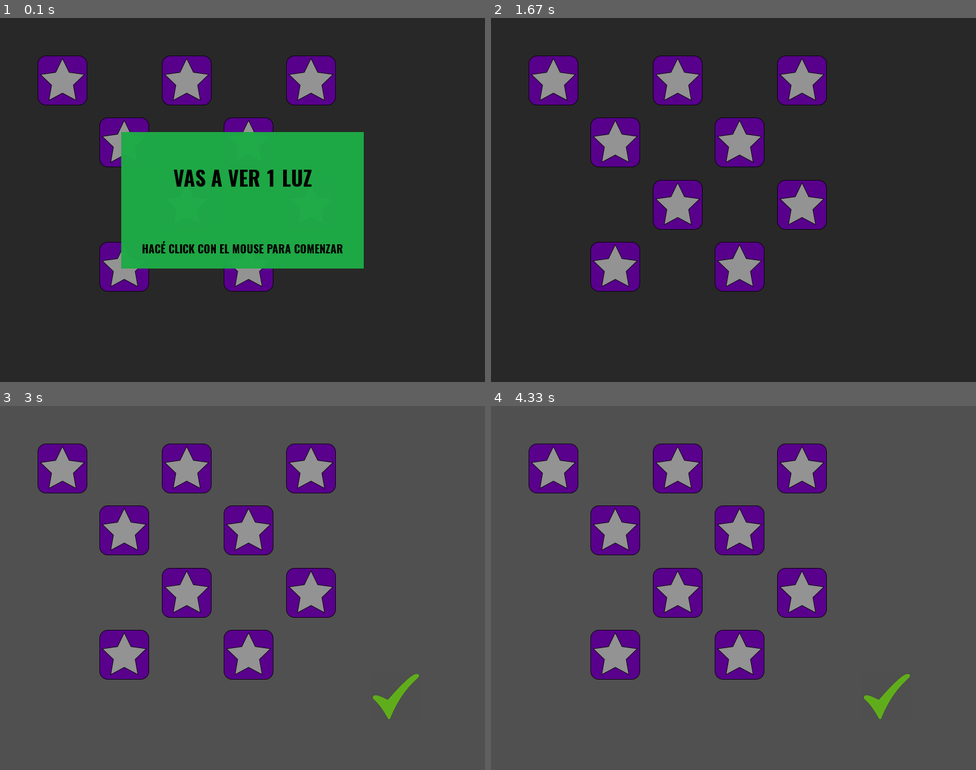
Above: before the commit, frames 1-4 (two rows, left to right).
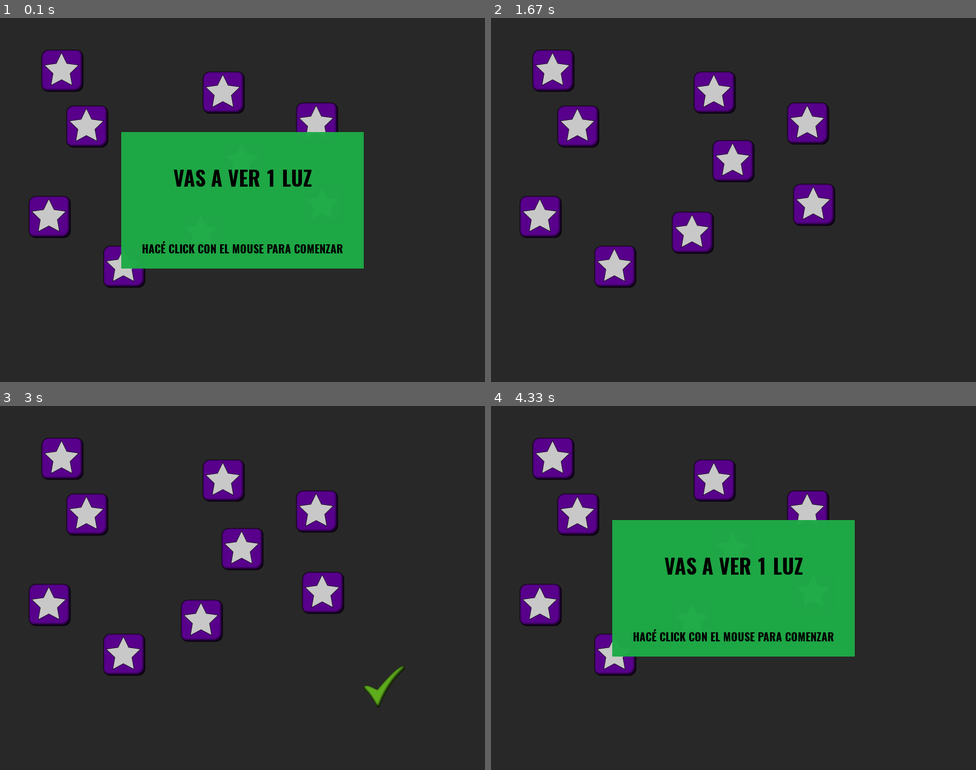
Above: after the commit, the same moments.

Repository: matiaslopez/pygame-corsi
Game: pygame game, started from corsi/src/Corsi.py
Two runs of this game, one before a commit and one after it. Both use one fixed random seed, a clock stepped at 60 frames per second and the inputs below. The source is Python 2; it was converted automatically to run under Python 3.
Inputs (mouse positions are in pixels of both pictures, inside the frame that each line leads up to):
- Up to frame 1 (0.1 s): type "Ann (at the terminal prompt)" at 0 s
- Up to frame 2 (1.67 s): press the mouse at (733, 221) at 0.37 s; move the mouse to (675, 214) at 0.47 s; release the mouse at (617, 203) at 0.6 s
- Up to frame 3 (3 s): no input
- Up to frame 4 (4.33 s): press the mouse at (617, 653) at 3.2 s; move the mouse to (709, 577) at 3.3 s; release the mouse at (801, 500) at 3.43 s; press the mouse at (617, 653) at 3.53 s; move the mouse to (743, 686) at 3.63 s; release the mouse at (869, 719) at 3.77 s

The runs differ from the first frame. In frame 1, 9.4% of the frame differs, in the area x 6-70%, y 8-76%; in frame 2, 16%; in frame 3, 99%; in frame 4, 99%, in the area x 0-100%, y 0-100%.

Commit message:
Agregog chrono y update de corsi

Diff:
--- a/corsi/src/Corsi.py
+++ b/corsi/src/Corsi.py
@@ -56,20 +56,23 @@
 
         self.f = open(file_path, 'w')
 
-        str_store = []
-        str_store.append("Kind-Data")
-        str_store.append("Date")
-        str_store.append("trial_id")
-        str_store.append("box_clicked_num")
-        str_store.append("click_num")
-        str_store.append("box_name")
-        str_store.append("expected_box_name")
-        str_store.append("time")
-        str_store.append("correct")
-        str_store.append("x")
-        str_store.append("y")
-
-        self.write_down(str_store)
+        self.log_headers()
+
+    def log_headers(self):
+
+        str_store = ["KIND_OF_LOG","Date","trial_id","col1", "col2","col3","col4","col5","col6","col7","col8"]
+        self.write_down(str_store)
+
+        str_store = ["CLICK","Date","trial_id","box_clicked_num",
+            "click_num","box_name","expected_box_name","time","correct","x","y"]
+        self.write_down(str_store)
+
+        str_store = ["RESULT","Date","trial_id","was_correct","number_of_box_clicked"]
+        self.write_down(str_store)
+
+        str_store = ["TRIAL START","Date","trial_id","sequence"]
+        self.write_down(str_store)
+
 
     def log_click(self, trial_id, box_clicked_num, click_num, box_name, expected_box_name, time, correct, x, y):
         str_store = []
@@ -145,12 +148,14 @@
         self.background = {}
         self.background["pasive"] = pygame.sprite.DirtySprite()
         self.background["pasive"].image = pygame.surface.Surface(Properties.SCREEN_RES)
+        # self.background["pasive"].image = pygame.surface.Surface(self.screen.get_size())
         self.background["pasive"].image.fill([40,40,40])
         self.background["pasive"].rect = self.background["pasive"].image.get_rect()
         self.sprites_group.add(self.background["pasive"], layer=BACKGR_lyr)
 
         self.background["active"] = pygame.sprite.DirtySprite()
         self.background["active"].image = pygame.surface.Surface(Properties.SCREEN_RES)
+        # self.background["active"].image = pygame.surface.Surface(self.screen.get_size())
         self.background["active"].image.fill([80,80,80])
         self.background["active"].rect = self.background["active"].image.get_rect()
         self.sprites_group.add(self.background["active"], layer=BACKGR_lyr)
@@ -192,7 +197,7 @@
         self.change_to_active_mode(False)
 
     def change_to_active_mode(self, toActive=True):
-        self.change_background(toActive)
+        # self.change_background(toActive)
         if toActive:
             self.state = INTERACTIVE
             self.msgs["done"].show()
@@ -221,6 +226,8 @@
         self.event_handler.suscribe(pygame.QUIT,
             (lambda ev: [self.logger.log_message("pygame quit"), self.terminar_juego(ev)]))
         self.event_handler.suscribe(pygame.MOUSEBUTTONDOWN, self.click)
+        # self.event_handler.suscribe(pygame.MOUSEBUTTONUP, self.click)
+        self.event_handler.suscribe(pygame.MOUSEBUTTONUP, self.release_click)
 
     # def click(self, res):
     #     (x, y) = pygame.mouse.get_pos()
@@ -261,6 +268,17 @@
             if self.instruction.visible:
                 self.instruction.hide()
 
+    def release_click(self, res):
+        (x, y) = pygame.mouse.get_pos()
+
+        if self.state == INTERACTIVE:
+            for i in self.sprites_group.get_sprites_from_layer(BTN_lyr):
+                if (i.rect.collidepoint(x, y)):
+                    # print "Click button "
+                    click_in_box = True
+                    i.release_click()
+
+
     def suscribe_box_on(self, box):
         self.boxes_on.append(box)
 
--- a/corsi/src/inc/ImageMessage.py
+++ b/corsi/src/inc/ImageMessage.py
@@ -30,10 +30,16 @@
 
 class ImageDone(ImageMessage):
     def __init__(self):
-        ImageMessage.__init__(self, "done.png")
+        ImageMessage.__init__(self, "check-unpressed.png")
 
-        self.image = pygame.transform.smoothscale(self.image, (Properties.SIDE/9,Properties.SIDE/9))
+        self.image_unpressed = self.image
+        self.image_pressed = pygame.image.load("./imgs/check-pressed.png").convert_alpha()
 
+
+        self.image_unpressed = pygame.transform.smoothscale(self.image_unpressed, (Properties.SIDE/9,Properties.SIDE/9))
+        self.image_pressed = pygame.transform.smoothscale(self.image_pressed, (Properties.SIDE/9,Properties.SIDE/9))
+
+        self.image = self.image_unpressed
         self.rect.center = (7.5 * (self.image.get_width() * 1.25), 5.8 * (self.image.get_height()* 1.25))
 
     def set_callback(self, callback):
@@ -41,4 +47,11 @@
 
     def click(self):
         # print "ImageDone clicked"
+        self.image = self.image_pressed
+        self.dirty = True
+
+    def release_click(self):
+        self.image = self.image_unpressed
+        self.dirty = True
+        # print "ImageDone clicked"
         self.callback()
--- a/corsi/src/input.json
+++ b/corsi/src/input.json
@@ -6,40 +6,61 @@
         "tansweron": 500
     },
     "box_positions": {
-        "A": "[1,1]",
-        "B": "[2,2]",
-        "C": "[2,4]",
-        "D": "[3,1]",
-        "E": "[3,3]",
-        "F": "[4,2]",
-        "G": "[4,4]",
-        "H": "[5,1]",
-        "I": "[5,3]"
+        "A": "[1.0,0.85]",
+        "B": "[3.6,1.2]",
+        "C": "[5.1,1.7]",
+        "D": "[1.4,1.75]",
+        "E": "[3.9,2.3]",
+        "F": "[5.2,3.0]",
+        "G": "[0.8,3.2]",
+        "H": "[2.0,4.0]",
+        "I": "[3.25,3.45]"
     },
     "trials": {
-        "100": "ABCDE",
-        "1": "A",
-        "2": "E",
-        "3": "HG",
-        "4": "BC",
-        "5": "GB",
-        "6": "AH",
-        "7": "DGH",
-        "8": "CEF",
-        "9": "GBE",
-        "10": "CDE",
-        "11": "AFB",
-        "12": "IAH",
-        "13": "ABED",
-        "14": "EFIH",
-        "15": "EHDC",
-        "16": "FHIE",
-        "17": "FBGH",
-        "18": "HCID",
-        "19": "FEDAB",
-        "20": "CEHGD",
-        "21": "FCBAG",
-        "22": "GHEAI",
-        "23": "DGACH",
-        "24": "FACID"}
+        "1": "B",
+        "2": "F",
+        "3": "HC",
+        "4": "DG",
+        "5": "A",
+        "6": "E",
+        "7": "HG",
+        "8": "BC",
+        "9": "GB",
+        "10": "AH",
+        "11": "GIH",
+        "12": "CEF",
+        "13": "DA",
+        "14": "GBE",
+        "15": "CED",
+        "16": "GF",
+        "17": "AFH",
+        "18": "IAC",
+        "19": "CD",
+        "20": "HIEB",
+        "21": "BCFE",
+        "22": "GHI",
+        "23": "ADHI",
+        "24": "EFGC",
+        "25": "CFH",
+        "26": "EIGF",
+        "27": "HCID",
+        "28": "BIA",
+        "29": "GHIEF",
+        "30": "FCBEI",
+        "31": "CFEI",
+        "32": "EBGHI",
+        "33": "IBCFD",
+        "34": "HDEI",
+        "35": "AGIFC",
+        "36": "FACIG",
+        "37": "BDAE",
+        "38": "HIEFCB",
+        "39": "FCEIHG",
+        "40": "EIGDB",
+        "41": "ADHIEF",
+        "42": "BFCEIH",
+        "43": "IGHDE",
+        "44": "AHIBCF",
+        "45": "IDGBFC"
+    }
 }
Binary file changed: corsi/src/imgs/box-off.png
Binary file changed: corsi/src/imgs/box-on.png
Binary file added: corsi/src/imgs/check-pressed.png
Binary file added: corsi/src/imgs/check-unpressed.png
Not shown, added: .gitignore
Not shown, changed: corsi/src/dist.zip
